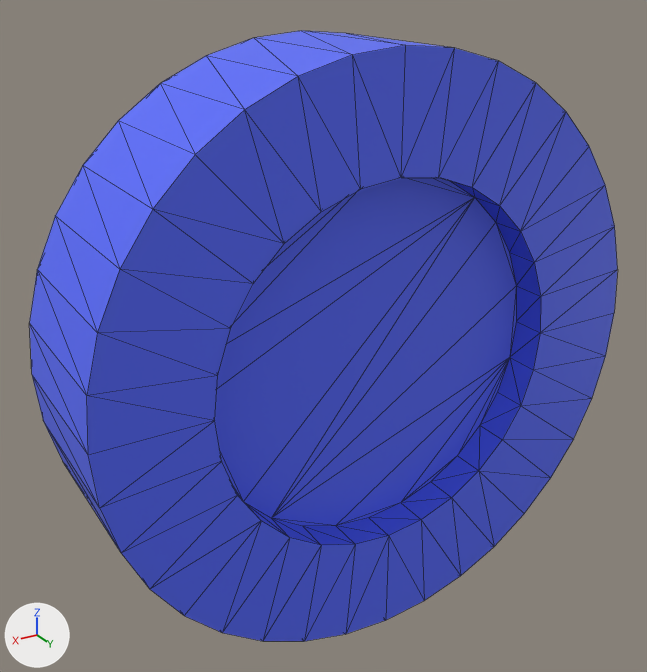
The COLLADA model catkin_ws/src/statek_description/urdf/wheel.dae: old version first, new version second.
Both versions are drawn from a 50 mm lens placed at (0.184, 0.276, 0.149), pointed at (0.008, -0.017, 0.002). Arrows for +X, +Y and +Z are at lower left; the lights stay in place. Mesh edges are drawn as thin lines. Where no turn or scale is listed for an object, it has been applied to the vertices.

Script lines for the objects in view, before the commit:
```python
me_part__feature_002 = bpy.data.meshes.new('Part__Feature.002')
me_part__feature_002.from_pydata(...)  # 128 vertices, 252 faces; spans x -0.12..0.12, y -0.047..0.023, z -0.12..0.12
me_part__feature_002.materials.append(mat_part__feature_002)  # blue #566afc
ob_node0 = bpy.data.objects.new('node0', me_part__feature_002)
ob_node0.location = (0.0, 0.0, 0.0)
```
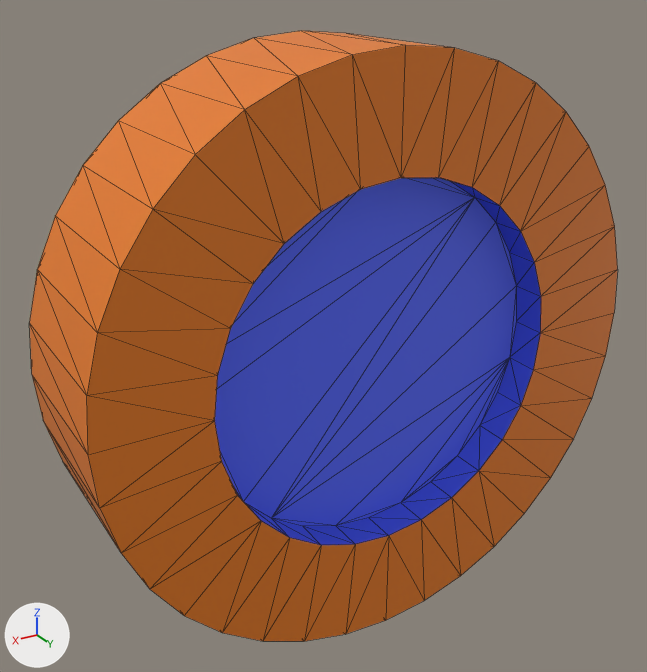
What changed in the scene script:
```text
Add mat_material:
    mat_material = principled_material('Material')
    mat_material.base_color = (0.8, 0.2, 0.0119)  # orange #e77c1c
Change me_part__feature_002:
    where me_part__feature_002.from_pydata(...)  # 128 vertices, 252 faces; spans x -0.12..0.12, y -0.047..0.023, z -0.12..0.12
    used by ob_node0; location = (0.0, 0.0, 0.0)
    me_part__feature_002 part 1: 100 of the faces centred in x -0.119..0.119, y -0.047..0.0, z -0.119..0.119 switch from mat_part__feature_002 (blue #566afc) to mat_material (orange #e77b1c)
    me_part__feature_002 part 2: 64 of the faces centred in x -0.105..0.105, y 0.023, z -0.105..0.105 switch from mat_part__feature_002 (blue #566afc) to mat_material (orange #e77b1c)
```

Pixel boxes [x1, y1, x2, y2] of what changed, in the pictures (647 x 672 px):
part 1 of me_part__feature_002, recoloured (blue to orange)
    both: [30, 31, 452, 551]
part 2 of me_part__feature_002, recoloured
    both: [87, 45, 618, 641]
